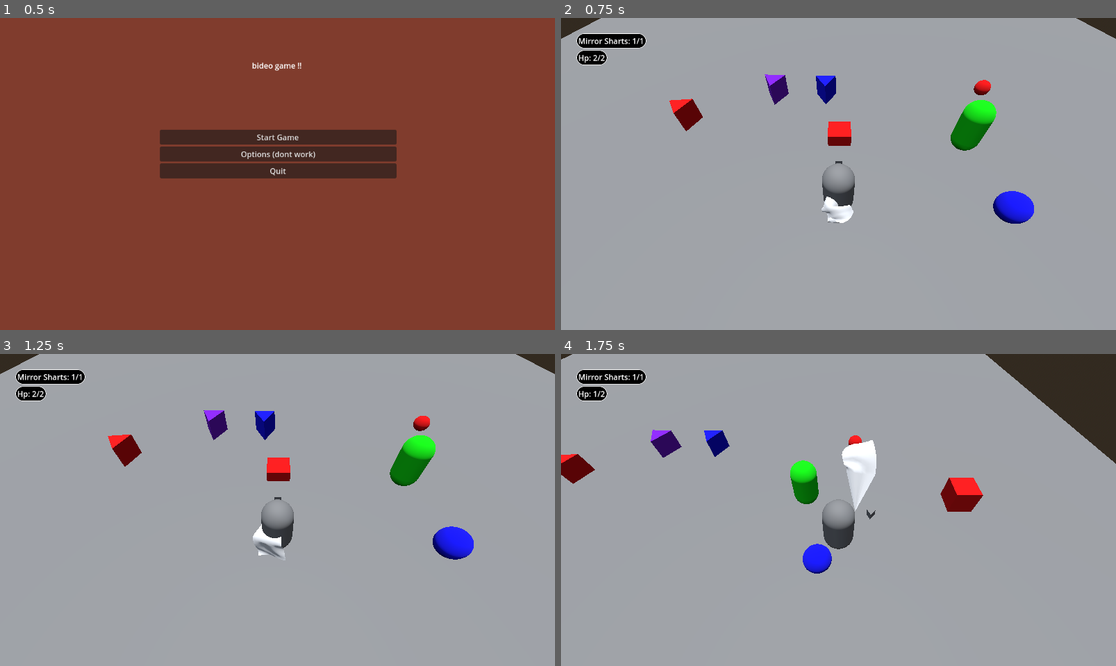
Above: before the commit, frames 1-4 (two rows, left to right).
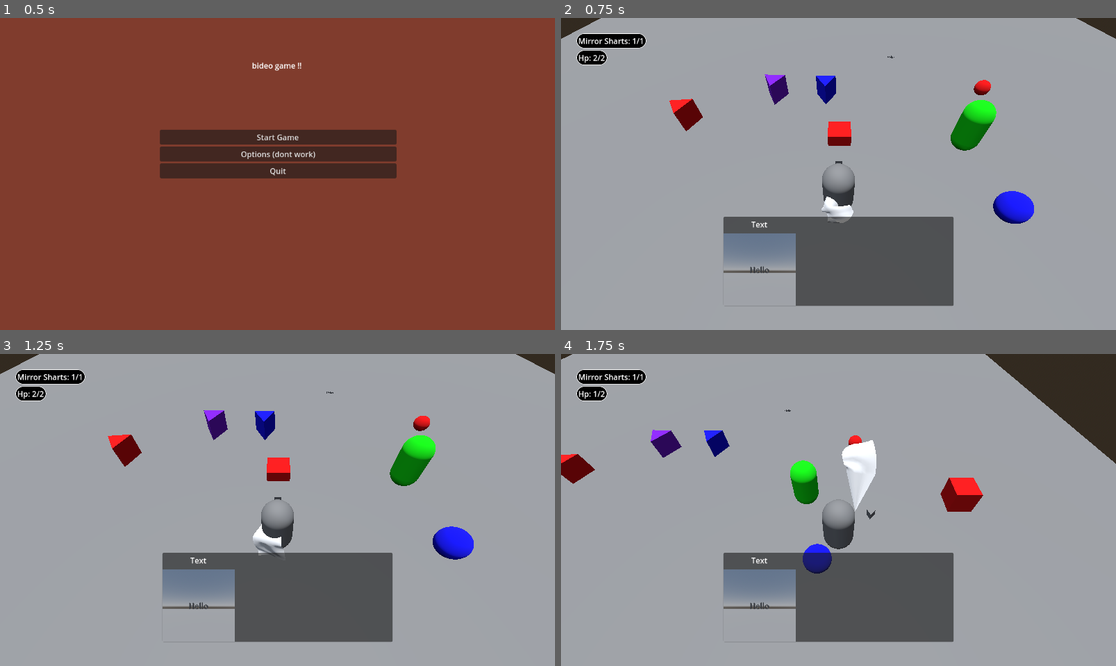
Above: after the commit, the same moments.

Repository: Puppyguarb/MetroidVaniaProjekt
Game: Godot game, scene res://mainmenu.tscn
Same seed, same stepped clock (60 frames per second), same inputs: the game is played once before the commit and once after it.
Inputs (mouse positions are in pixels of both pictures, inside the frame that each line leads up to):
- Up to frame 1 (0.5 s): no input
- Up to frame 2 (0.75 s): click "Start Game" at 0.5 s
- Up to frame 3 (1.25 s): no input
- Up to frame 4 (1.75 s): tap Enter (ui_accept) at 1.25, 1.52 s; move the mouse to (960, 494) at 1.27 s; hold D (ui_right) from 1.28 s (still down); hold Shift (Dodge) from 1.28 s (still down)

Frame 1 is identical in both runs. In frame 2, 10% of the frame differs, in the area x 29-71%, y 12-93%; in frame 3, 10%; in frame 4, 10%.

Commit message:
added character stuff and game ui

Diff:
--- /dev/null
+++ b/3DModels/monk_e_snake.gd
@@ -0,0 +1,19 @@
+extends Node3D
+
+
+# Called when the node enters the scene tree for the first time.
+func _ready():
+	pass # Replace with function body.
+
+
+# Called every frame. 'delta' is the elapsed time since the previous frame.
+func _process(delta):
+	var dir = Singleton.player.global_position - global_position
+	global_rotation.y = atan2(dir.x,dir.z)
+
+
+func _on_area_3d_body_entered(body):
+	if body is not Player:
+		return
+
+	Singleton.player.take_damage(420)
--- a/Actors/Test_character.tscn
+++ b/Actors/Test_character.tscn
@@ -1,12 +1,10 @@
-[gd_scene load_steps=21 format=3 uid="uid://xqgm4im8qfv1"]
+[gd_scene load_steps=18 format=3 uid="uid://xqgm4im8qfv1"]
 
 [ext_resource type="Script" path="res://character_body_3d.gd" id="1_j40xc"]
 [ext_resource type="Script" path="res://camera_3d.gd" id="2_kj52q"]
 [ext_resource type="PackedScene" uid="uid://ycpmpctelptn" path="res://3DModels/CrappyShield.fbx" id="3_euiyl"]
 [ext_resource type="Material" uid="uid://cg81h1albtdku" path="res://Materials/Green.tres" id="3_yf06v"]
 [ext_resource type="Material" uid="uid://flq8j3d0aw7h" path="res://Materials/Red.tres" id="4_8y12a"]
-[ext_resource type="Script" path="res://Actors/label.gd" id="5_ybwnr"]
-[ext_resource type="Script" path="res://Actors/label_2.gd" id="7_fbshb"]
 [ext_resource type="Texture2D" uid="uid://d054pjvsssua1" path="res://how did you die to that.png" id="8_aagl6"]
 
 [sub_resource type="BoxShape3D" id="BoxShape3D_et0lu"]
@@ -39,22 +37,6 @@
 [sub_resource type="BoxMesh" id="BoxMesh_k0rbm"]
 
 [sub_resource type="BoxMesh" id="BoxMesh_w5j2j"]
-
-[sub_resource type="StyleBoxFlat" id="StyleBoxFlat_te4ms"]
-content_margin_left = 4.0
-content_margin_top = 4.0
-content_margin_right = 4.0
-content_margin_bottom = 4.0
-bg_color = Color(0, 0, 0, 1)
-border_width_left = 1
-border_width_top = 1
-border_width_right = 1
-border_width_bottom = 1
-border_color = Color(1, 1, 1, 1)
-corner_radius_top_left = 124
-corner_radius_top_right = 124
-corner_radius_bottom_right = 124
-corner_radius_bottom_left = 124
 
 [node name="CharacterBody3D" type="CharacterBody3D"]
 script = ExtResource("1_j40xc")
@@ -186,46 +168,6 @@
 
 [node name="CanvasLayer" type="CanvasLayer" parent="."]
 
-[node name="MarginContainer" type="MarginContainer" parent="CanvasLayer"]
-anchors_preset = 15
-anchor_right = 1.0
-anchor_bottom = 1.0
-grow_horizontal = 2
-grow_vertical = 2
-theme_override_constants/margin_left = 32
-theme_override_constants/margin_top = 32
-theme_override_constants/margin_right = 32
-theme_override_constants/margin_bottom = 32
-
-[node name="VBoxContainer" type="VBoxContainer" parent="CanvasLayer/MarginContainer"]
-layout_mode = 2
-
-[node name="PanelContainer" type="PanelContainer" parent="CanvasLayer/MarginContainer/VBoxContainer"]
-layout_mode = 2
-size_flags_horizontal = 0
-size_flags_vertical = 0
-theme_override_styles/panel = SubResource("StyleBoxFlat_te4ms")
-
-[node name="Label" type="Label" parent="CanvasLayer/MarginContainer/VBoxContainer/PanelContainer"]
-layout_mode = 2
-size_flags_horizontal = 0
-size_flags_vertical = 0
-text = "Mirror Sharts: 1/1"
-script = ExtResource("5_ybwnr")
-
-[node name="PanelContainer2" type="PanelContainer" parent="CanvasLayer/MarginContainer/VBoxContainer"]
-layout_mode = 2
-size_flags_horizontal = 0
-size_flags_vertical = 0
-theme_override_styles/panel = SubResource("StyleBoxFlat_te4ms")
-
-[node name="Label2" type="Label" parent="CanvasLayer/MarginContainer/VBoxContainer/PanelContainer2"]
-layout_mode = 2
-size_flags_horizontal = 0
-size_flags_vertical = 0
-text = "Hp: 2/2"
-script = ExtResource("7_fbshb")
-
 [node name="You Died" type="TextureRect" parent="CanvasLayer"]
 unique_name_in_owner = true
 visible = false
@@ -236,8 +178,6 @@
 texture = ExtResource("8_aagl6")
 stretch_mode = 3
 
-[connection signal="health_change" from="." to="CanvasLayer/MarginContainer/VBoxContainer/PanelContainer2/Label2" method="_on_character_body_3d_health_change"]
-[connection signal="mirror_shard_change" from="." to="CanvasLayer/MarginContainer/VBoxContainer/PanelContainer/Label" method="_on_character_body_3d_mirror_shard_change"]
 [connection signal="body_entered" from="ParryBox" to="." method="_on_parry_box_body_entered"]
 [connection signal="body_exited" from="ParryBox" to="." method="_on_parry_box_body_exited"]
 [connection signal="body_entered" from="Area3D" to="." method="_on_area_3d_body_entered"]
--- a/Mane.tscn
+++ b/Mane.tscn
@@ -7,19 +7,29 @@
 [ext_resource type="Material" uid="uid://c1a6c4bk8tvx6" path="res://Materials/Purple.tres" id="4_3uray"]
 [ext_resource type="PackedScene" uid="uid://tleg8bhcnima" path="res://waltuh.tscn" id="4_x70ej"]
 [ext_resource type="PackedScene" uid="uid://cxka03nbevc3u" path="res://spittah_bullet.tscn" id="5_b4ikc"]
+[ext_resource type="PackedScene" uid="uid://cy61bit7sw74g" path="res://UI/game_hud.tscn" id="8_wjx33"]
+[ext_resource type="PackedScene" uid="uid://dryv6xbgxn608" path="res://3DModels/monk-E-snake.fbx" id="9_nsgqv"]
+[ext_resource type="Script" path="res://3DModels/monk_e_snake.gd" id="10_lruyu"]
 
 [sub_resource type="ProceduralSkyMaterial" id="ProceduralSkyMaterial_x7ln8"]
 
-[sub_resource type="Sky" id="Sky_1p5qc"]
+[sub_resource type="Sky" id="Sky_7qf2q"]
 sky_material = SubResource("ProceduralSkyMaterial_x7ln8")
 
 [sub_resource type="Environment" id="Environment_cab8o"]
 background_mode = 2
-sky = SubResource("Sky_1p5qc")
+sky = SubResource("Sky_7qf2q")
 
 [sub_resource type="BoxMesh" id="BoxMesh_v6ecm"]
 
 [sub_resource type="BoxShape3D" id="BoxShape3D_f0a8o"]
+
+[sub_resource type="CylinderShape3D" id="CylinderShape3D_7sfnh"]
+height = 4.96019
+radius = 0.77544
+
+[sub_resource type="TextMesh" id="TextMesh_l673u"]
+text = "Hello"
 
 [node name="Node3D" type="Node3D"]
 
@@ -62,3 +72,26 @@
 
 [node name="RigidBody3D" parent="." instance=ExtResource("5_b4ikc")]
 transform = Transform3D(1, 0, 0, 0, 1, 0, 0, 0, 1, 5.39186, -0.292377, 0.549472)
+
+[node name="GameHud" parent="." instance=ExtResource("8_wjx33")]
+
+[node name="Node3D" type="Node3D" parent="."]
+transform = Transform3D(1, 0, 0, 0, 1, 0, 0, 0, 1, -13.7012, 0.762464, 13.0712)
+script = ExtResource("10_lruyu")
+
+[node name="monk-E-snake" parent="Node3D" instance=ExtResource("9_nsgqv")]
+transform = Transform3D(1, 0, 0, 0, 1, 0, 0, 0, 1, 0, 0, 1.3419)
+
+[node name="Area3D" type="Area3D" parent="Node3D"]
+
+[node name="CollisionShape3D" type="CollisionShape3D" parent="Node3D/Area3D"]
+shape = SubResource("CylinderShape3D_7sfnh")
+
+[node name="MeshInstance3D2" type="MeshInstance3D" parent="."]
+transform = Transform3D(1, 0, 0, 0, 1, 0, 0, 0, 1, 3.01992, -0.113405, -9.27262)
+mesh = SubResource("TextMesh_l673u")
+
+[node name="DialogueTest" type="Marker3D" parent="."]
+transform = Transform3D(1, 0, 0, 0, 1, 0, 0, 0, 1, 3.02, -0.113, -8.3)
+
+[connection signal="body_entered" from="Node3D/Area3D" to="Node3D" method="_on_area_3d_body_entered"]
--- a/Singleton.gd
+++ b/Singleton.gd
@@ -1,2 +1,3 @@
 extends Node
 var player:Player
+var game_hud : GameHud
--- /dev/null
+++ b/UI/Dialogue/DialogueTest.tres
@@ -0,0 +1,9 @@
+[gd_resource type="Resource" script_class="DialogueSegment" load_steps=2 format=3 uid="uid://dor63ks1r1bsf"]
+
+[ext_resource type="Script" path="res://UI/Dialogue/dialogue_segment.gd" id="1_d1dqk"]
+
+[resource]
+script = ExtResource("1_d1dqk")
+name = "Text"
+speech = "Hello!"
+node_name = "DialogueTest"
--- /dev/null
+++ b/UI/Dialogue/dialogue_segment.gd
@@ -0,0 +1,5 @@
+class_name DialogueSegment extends Resource
+
+@export var name = ""
+@export var speech = ""
+@export var node_name = ""
--- /dev/null
+++ b/UI/DialogueUI.tscn
@@ -0,0 +1,69 @@
+[gd_scene load_steps=2 format=3 uid="uid://c3aflvakwx7e6"]
+
+[ext_resource type="Script" path="res://UI/dialogue_ui.gd" id="1_kqoqg"]
+
+[node name="DialogueUI" type="MarginContainer"]
+anchors_preset = 7
+anchor_left = 0.5
+anchor_top = 1.0
+anchor_right = 0.5
+anchor_bottom = 1.0
+offset_left = -20.0
+offset_top = -40.0
+offset_right = 20.0
+grow_horizontal = 2
+grow_vertical = 0
+theme_override_constants/margin_bottom = 50
+script = ExtResource("1_kqoqg")
+
+[node name="PanelContainer" type="PanelContainer" parent="."]
+layout_mode = 2
+
+[node name="HBoxContainer" type="HBoxContainer" parent="PanelContainer"]
+layout_mode = 2
+
+[node name="VBoxContainer" type="VBoxContainer" parent="PanelContainer/HBoxContainer"]
+layout_mode = 2
+
+[node name="MarginContainer" type="MarginContainer" parent="PanelContainer/HBoxContainer/VBoxContainer"]
+layout_mode = 2
+theme_override_constants/margin_left = 12
+theme_override_constants/margin_top = 4
+theme_override_constants/margin_right = 12
+theme_override_constants/margin_bottom = 4
+
+[node name="NameLabel" type="Label" parent="PanelContainer/HBoxContainer/VBoxContainer/MarginContainer"]
+unique_name_in_owner = true
+layout_mode = 2
+text = "Name"
+horizontal_alignment = 1
+clip_text = true
+
+[node name="SubViewportContainer" type="SubViewportContainer" parent="PanelContainer/HBoxContainer/VBoxContainer"]
+custom_minimum_size = Vector2(150, 150)
+layout_mode = 2
+stretch = true
+
+[node name="SubViewport" type="SubViewport" parent="PanelContainer/HBoxContainer/VBoxContainer/SubViewportContainer"]
+handle_input_locally = false
+size = Vector2i(150, 150)
+render_target_update_mode = 4
+
+[node name="Camera3D" type="Camera3D" parent="PanelContainer/HBoxContainer/VBoxContainer/SubViewportContainer/SubViewport"]
+unique_name_in_owner = true
+
+[node name="MarginContainer" type="MarginContainer" parent="PanelContainer/HBoxContainer"]
+layout_mode = 2
+theme_override_constants/margin_left = 12
+theme_override_constants/margin_top = 12
+theme_override_constants/margin_right = 12
+theme_override_constants/margin_bottom = 12
+
+[node name="SpeechLabel" type="Label" parent="PanelContainer/HBoxContainer/MarginContainer"]
+unique_name_in_owner = true
+custom_minimum_size = Vector2(300, 0)
+layout_mode = 2
+size_flags_vertical = 1
+text = "Hello my name is barry allan no it is not garry"
+autowrap_mode = 3
+clip_text = true
--- /dev/null
+++ b/UI/dialogue_ui.gd
@@ -0,0 +1,31 @@
+extends MarginContainer
+
+@onready var cam = %Camera3D
+@onready var speech_label = %SpeechLabel
+@onready var name_label = %NameLabel
+
+var showing_characters = false
+
+# Called when the node enters the scene tree for the first time.
+func _ready():
+	await get_tree().process_frame
+	var dialogue_segment = load("res://UI/Dialogue/DialogueTest.tres")
+	start_new_line(dialogue_segment)
+
+
+# Called every frame. 'delta' is the elapsed time since the previous frame.
+func _process(delta):
+	pass
+
+func start_new_line(dialogue_segment : DialogueSegment):
+	var cam_node = get_tree().current_scene.find_child(dialogue_segment.node_name)
+
+	showing_characters = true
+	name_label.text = dialogue_segment.name
+	speech_label.visible_characters = 0
+	speech_label.text = dialogue_segment.speech
+	if cam_node != null:
+		cam.global_position = cam_node.global_position
+		cam.global_rotation = cam_node.global_rotation
+	else:
+		printerr("Ya dingbat you typed the name wrong!!!")
--- /dev/null
+++ b/UI/game_hud.gd
@@ -0,0 +1,25 @@
+class_name GameHud
+extends CanvasLayer
+
+@onready var mirror_shard_label = %MirrorShardLabel
+@onready
+var health_label = %HealthLabel
+
+# Called when the node enters the scene tree for the first time.
+func _ready():
+	Singleton.game_hud = self
+	await get_tree().process_frame # < Wait 1 process frame
+	Singleton.player.connect("mirror_shard_change",_on_mirror_shard_change)
+	Singleton.player.connect("health_change",_on_health_change)
+
+
+func _on_mirror_shard_change():
+	mirror_shard_label._on_character_body_3d_mirror_shard_change()
+
+func _on_health_change():
+	health_label._on_character_body_3d_health_change()
+
+
+# Called every frame. 'delta' is the elapsed time since the previous frame.
+func _process(delta):
+	pass
--- /dev/null
+++ b/UI/game_hud.tscn
@@ -0,0 +1,70 @@
+[gd_scene load_steps=6 format=3 uid="uid://cy61bit7sw74g"]
+
+[ext_resource type="Script" path="res://UI/game_hud.gd" id="1_q00dc"]
+[ext_resource type="Script" path="res://Actors/label.gd" id="1_ul12r"]
+[ext_resource type="Script" path="res://Actors/label_2.gd" id="2_rh15b"]
+[ext_resource type="PackedScene" uid="uid://c3aflvakwx7e6" path="res://UI/DialogueUI.tscn" id="4_qaad3"]
+
+[sub_resource type="StyleBoxFlat" id="StyleBoxFlat_0skwr"]
+content_margin_left = 4.0
+content_margin_top = 4.0
+content_margin_right = 4.0
+content_margin_bottom = 4.0
+bg_color = Color(0, 0, 0, 1)
+border_width_left = 1
+border_width_top = 1
+border_width_right = 1
+border_width_bottom = 1
+border_color = Color(1, 1, 1, 1)
+corner_radius_top_left = 124
+corner_radius_top_right = 124
+corner_radius_bottom_right = 124
+corner_radius_bottom_left = 124
+
+[node name="GameHud" type="CanvasLayer"]
+script = ExtResource("1_q00dc")
+
+[node name="MarginContainer" type="MarginContainer" parent="."]
+anchors_preset = 15
+anchor_right = 1.0
+anchor_bottom = 1.0
+grow_horizontal = 2
+grow_vertical = 2
+mouse_filter = 2
+theme_override_constants/margin_left = 32
+theme_override_constants/margin_top = 32
+theme_override_constants/margin_right = 32
+theme_override_constants/margin_bottom = 32
+
+[node name="VBoxContainer" type="VBoxContainer" parent="MarginContainer"]
+layout_mode = 2
+
+[node name="PanelContainer" type="PanelContainer" parent="MarginContainer/VBoxContainer"]
+layout_mode = 2
+size_flags_horizontal = 0
+size_flags_vertical = 0
+theme_override_styles/panel = SubResource("StyleBoxFlat_0skwr")
+
+[node name="MirrorShardLabel" type="Label" parent="MarginContainer/VBoxContainer/PanelContainer"]
+unique_name_in_owner = true
+layout_mode = 2
+size_flags_horizontal = 0
+size_flags_vertical = 0
+text = "Mirror Sharts: 1/1"
+script = ExtResource("1_ul12r")
+
+[node name="PanelContainer2" type="PanelContainer" parent="MarginContainer/VBoxContainer"]
+layout_mode = 2
+size_flags_horizontal = 0
+size_flags_vertical = 0
+theme_override_styles/panel = SubResource("StyleBoxFlat_0skwr")
+
+[node name="HealthLabel" type="Label" parent="MarginContainer/VBoxContainer/PanelContainer2"]
+unique_name_in_owner = true
+layout_mode = 2
+size_flags_horizontal = 0
+size_flags_vertical = 0
+text = "Hp: 2/2"
+script = ExtResource("2_rh15b")
+
+[node name="DialogueUI" parent="." instance=ExtResource("4_qaad3")]
--- a/project.godot
+++ b/project.godot
@@ -27,7 +27,9 @@
 "res://Managers/": "yellow",
 "res://Materials/": "pink",
 "res://Scenes/": "green",
-"res://Terrain/": "blue"
+"res://Terrain/": "blue",
+"res://UI/": "pink",
+"res://UI/Dialogue/": "blue"
 }
 
 [input]
--- /dev/null
+++ b/viewport_test.tscn
@@ -0,0 +1,48 @@
+[gd_scene load_steps=6 format=3 uid="uid://51l75i6014it"]
+
+[ext_resource type="PackedScene" uid="uid://dryv6xbgxn608" path="res://3DModels/monk-E-snake.fbx" id="1_iactt"]
+
+[sub_resource type="ProceduralSkyMaterial" id="ProceduralSkyMaterial_6q2u2"]
+
+[sub_resource type="Sky" id="Sky_1p5qc"]
+sky_material = SubResource("ProceduralSkyMaterial_6q2u2")
+
+[sub_resource type="Environment" id="Environment_8kl0h"]
+background_mode = 2
+sky = SubResource("Sky_1p5qc")
+
+[sub_resource type="BoxMesh" id="BoxMesh_yeesf"]
+
+[node name="Node3D" type="Node3D"]
+
+[node name="Camera3D2" type="Camera3D" parent="."]
+transform = Transform3D(1, 0, 0, 0, 1, 0, 0, 0, 1, 0, 0, 1.16009)
+current = true
+
+[node name="WorldEnvironment" type="WorldEnvironment" parent="."]
+environment = SubResource("Environment_8kl0h")
+
+[node name="DirectionalLight3D" type="DirectionalLight3D" parent="."]
+transform = Transform3D(0.999996, 0.00156886, -0.00225987, 0.00225267, 0.00457733, 0.999987, 0.00157918, -0.999988, 0.00457377, 0, 6.09085, 0)
+
+[node name="MeshInstance3D2" type="MeshInstance3D" parent="."]
+transform = Transform3D(0.672909, 0, -0.739725, -0.409626, 0.83268, -0.372627, 0.615954, 0.553755, 0.560318, 0.622116, 0, -0.549356)
+mesh = SubResource("BoxMesh_yeesf")
+
+[node name="SubViewportContainer" type="SubViewportContainer" parent="."]
+offset_left = 269.0
+offset_top = 487.0
+offset_right = 419.0
+offset_bottom = 637.0
+stretch = true
+
+[node name="SubViewport" type="SubViewport" parent="SubViewportContainer"]
+handle_input_locally = false
+size = Vector2i(150, 150)
+render_target_update_mode = 4
+
+[node name="Camera3D" type="Camera3D" parent="SubViewportContainer/SubViewport"]
+transform = Transform3D(0.995319, 0, -0.0966448, 0, 1, 0, 0.0966448, 0, 0.995319, 0, 0, 1.16009)
+
+[node name="monk-E-snake" parent="SubViewportContainer/SubViewport" instance=ExtResource("1_iactt")]
+transform = Transform3D(1, 0, 0, 0, 1, 0, 0, 0, 1, -1.18435, -2.38419e-07, -2.89708)
Binary file added: 3DModels/monk-E-snake.fbx
Not shown, added: 3DModels/monk-E-snake.fbx.import
Not shown: 1 places in Mane.tscn that only renumber resources
